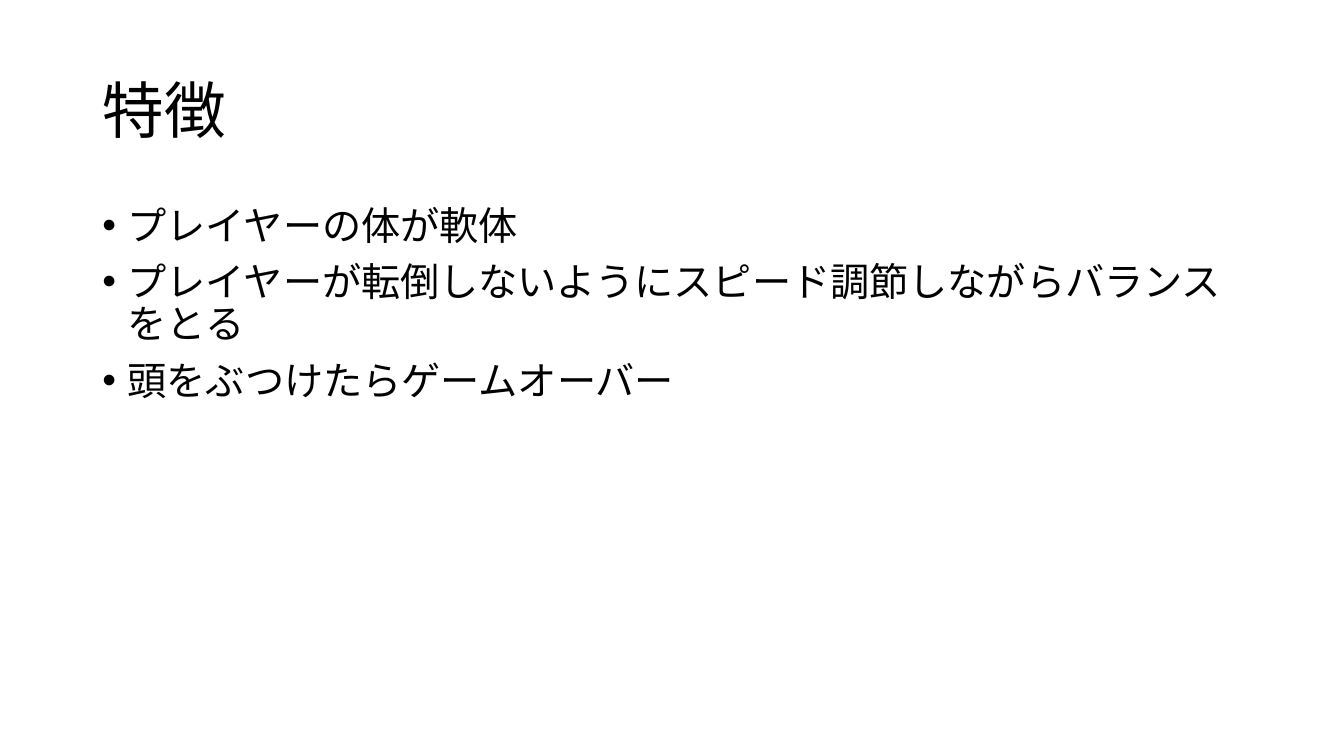
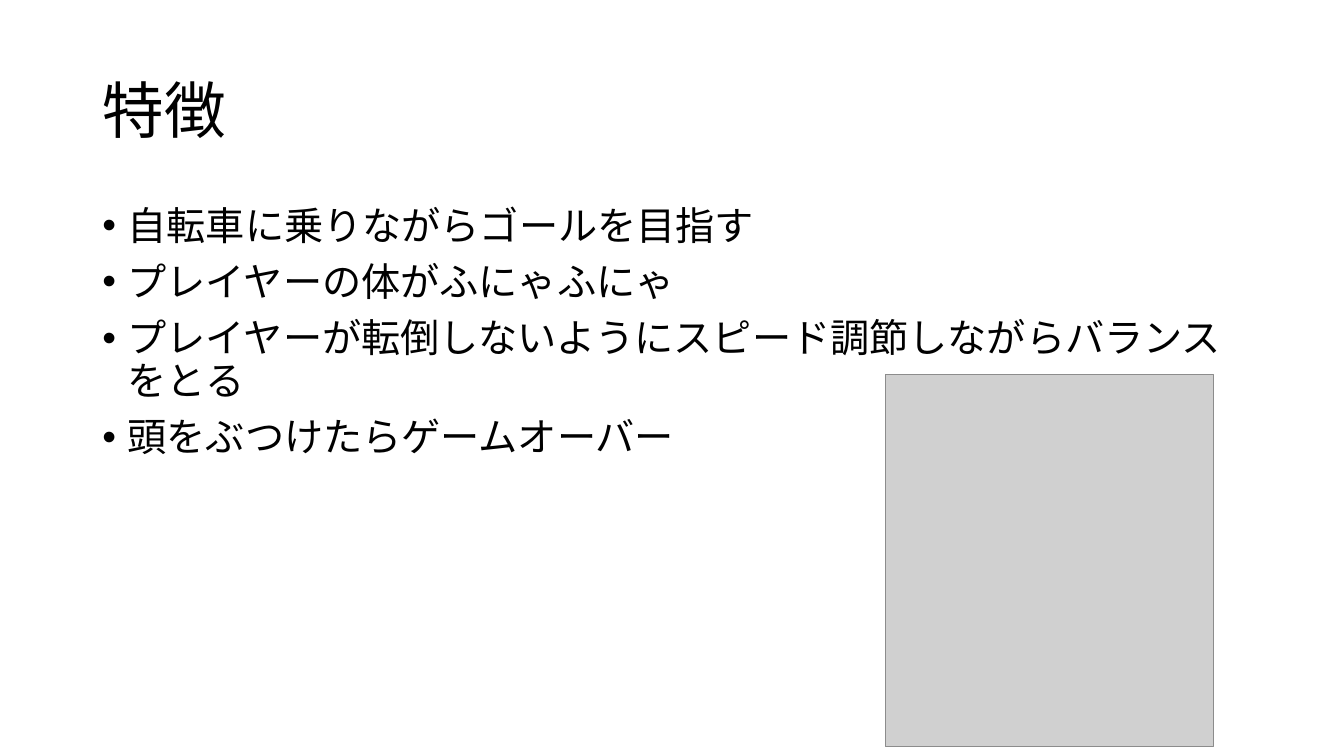
Before and after one commit to kawasakiryota1646/kawanishi, a slide deck: slide 3 of 爆チャリ.pptx (slide 2 before the commit). Drawn at 1344x756 pixels with LibreOffice and Linux fonts; fonts in the diff are those of the drawing; grey boxes stand for pictures. Boxes give left, top, right and bottom in pixels: in the first picture for what was removed or moved away, otherwise in the second. Text is boxed around its words. In the diff, an @@ line names an element or a change of style, - is before the commit and + after.

```diff
--- a/爆チャリ.pptx
+++ b/爆チャリ.pptx
@@ text at [128, 206, 754, 299]: text changed @@
-• プレイヤーの体が軟体
+• 自転車に乗りながらゴールを目指す
+• プレイヤーの体がふにゃふにゃ
@@ picture added at [885, 375, 1214, 747] @@
```
Also in this commit, not shown: 1 other slide changed, 1 slide added, 1 other file.
